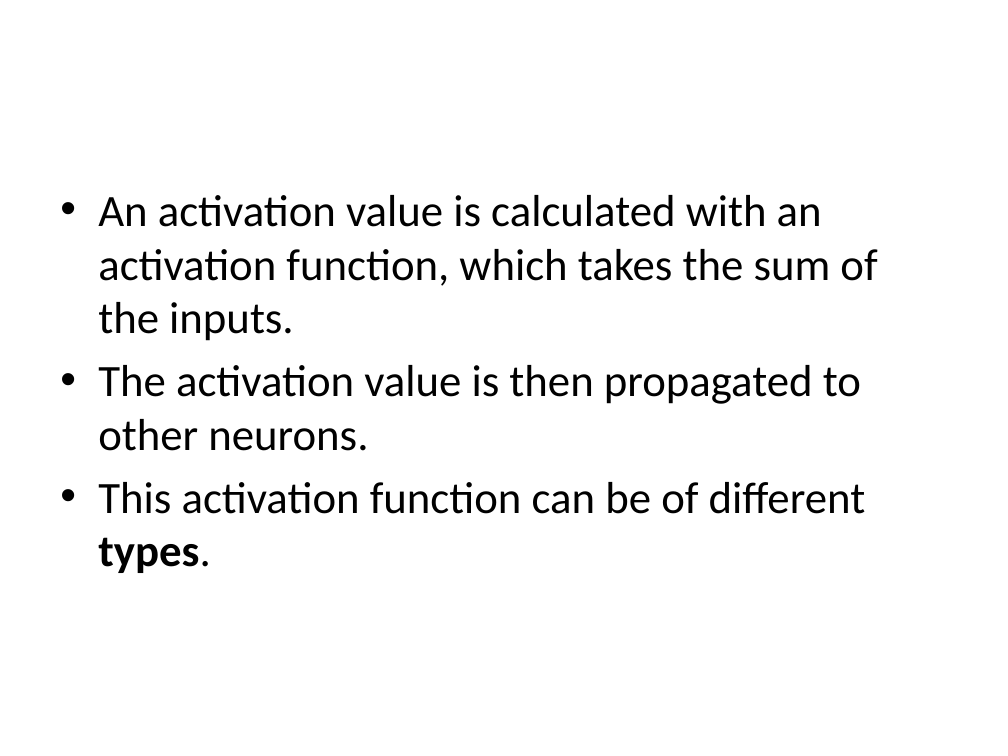
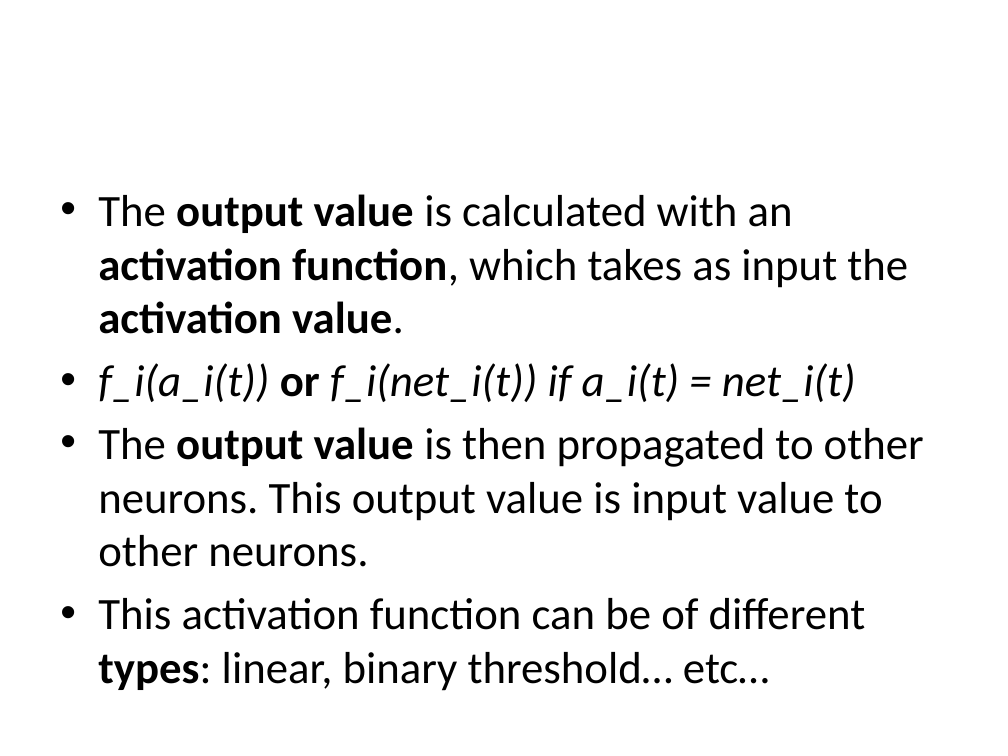
Before and after one commit to edvelezg/unb-nn, a slide deck: slide 7 of Neural Networks.pptx. Drawn at 1008x756 pixels with LibreOffice and Linux fonts; fonts in the diff are those of the drawing. Boxes give left, top, right and bottom in pixels: in the first picture for what was removed or moved away, otherwise in the second. Text is boxed around its words. In the diff, an @@ line names an element or a change of style, - is before the commit and + after.

```diff
--- a/Neural Networks.pptx
+++ b/Neural Networks.pptx
@@ text at [98,194,924,691]: text changed @@
-• An activation value is calculated with an activation function, which takes the sum of the inputs.
-• The activation value is then propagated to other neurons.
-• This activation function can be of different types.
+• The output value is calculated with an activation function, which takes as input the activation value.
+• f_i(a_i(t)) or f_i(net_i(t)) if a_i(t) = net_i(t)
+• The output value is then propagated to other neurons. This output value is input value to other neurons.
+• This activation function can be of different types: linear, binary threshold… etc…
```
Also in this commit, not shown: 7 other slides changed, 3 slides added, 1 slide removed.
